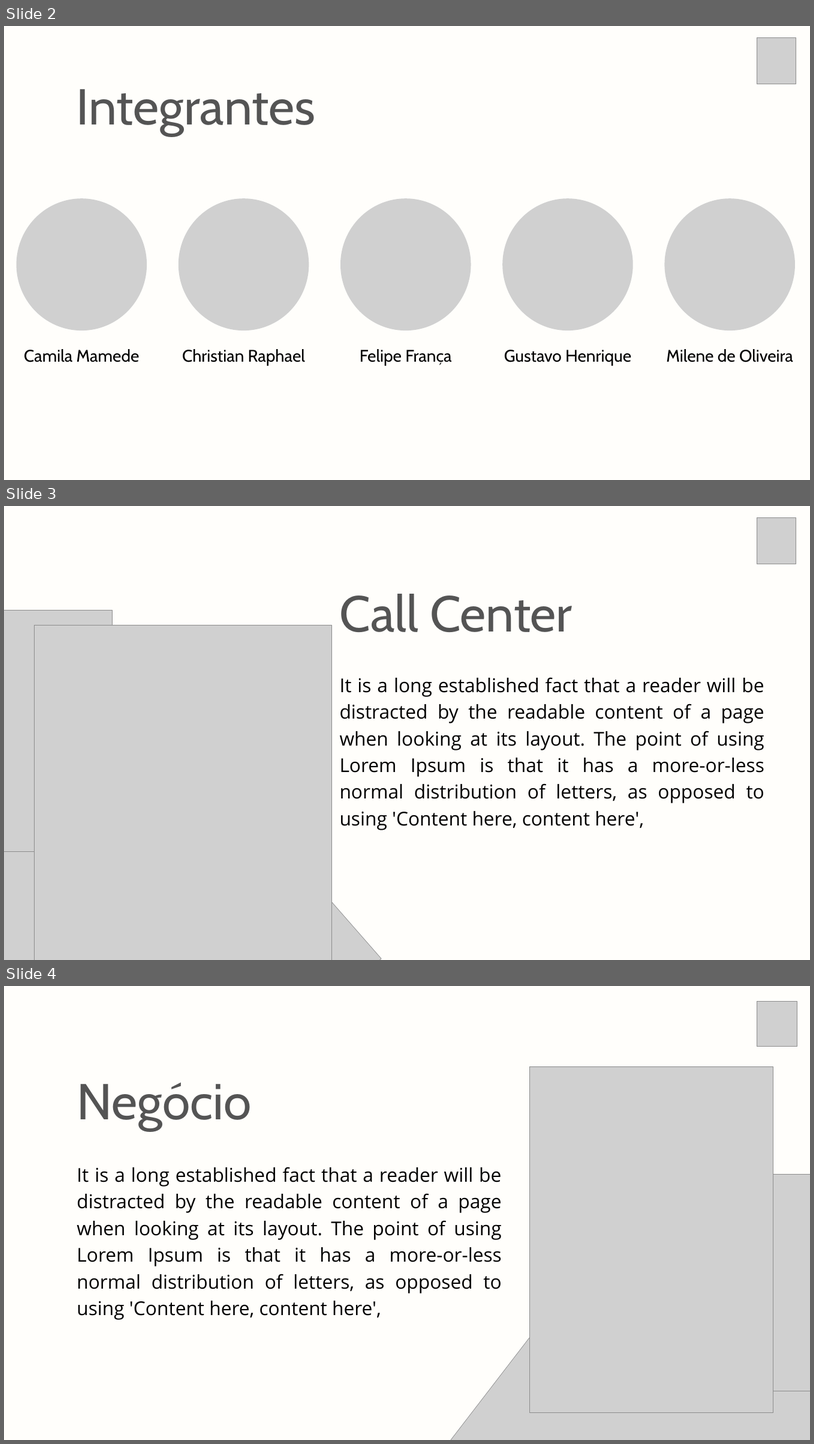
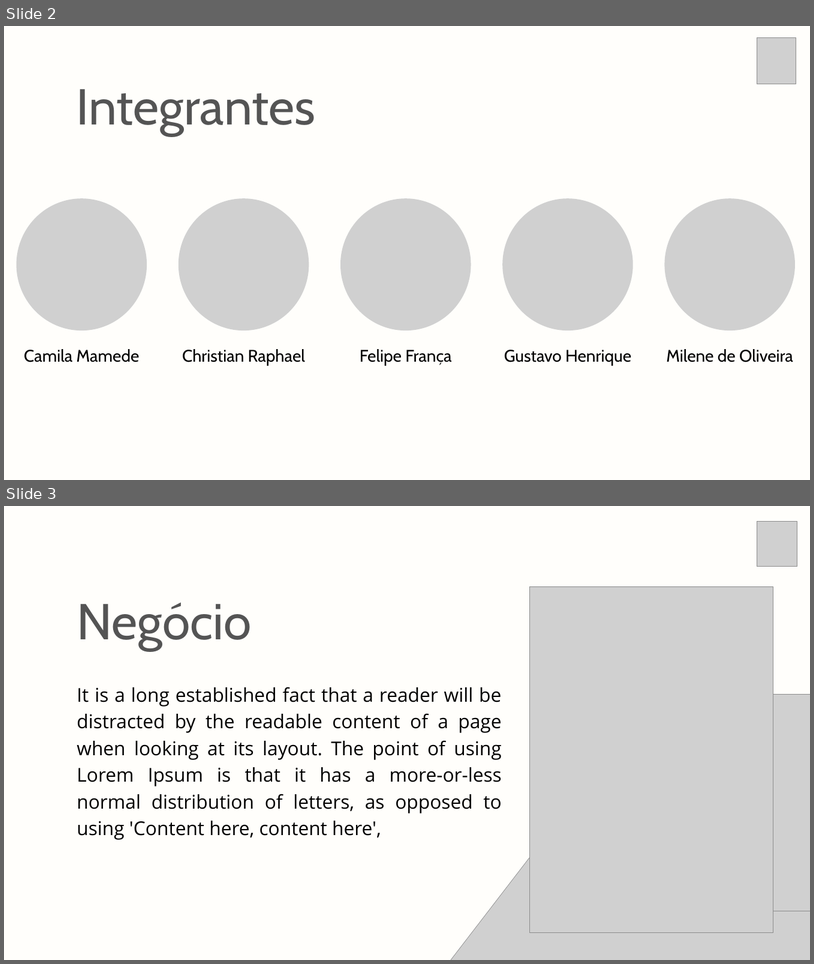
Before and after one commit to christian-raphael/Pyxis, a slide deck: Documentação/Pyxis.pptx. Shown one above the other, each under a label of ours: slides 2, 3 and 4 before the commit, slides 2 and 3 after it. The pictures are 814x1444 and 814x964 pixels, drawn with LibreOffice and Linux fonts; fonts in the diff are those of the drawing; grey boxes stand for pictures. Boxes give left, top, right and bottom in pixels: in the first picture for what was removed or moved away, otherwise in the second. Text is boxed around its words. In the diff, an @@ line names an element or a change of style, - is before the commit and + after.

```diff
--- a/Documentação/Pyxis.pptx
+++ b/Documentação/Pyxis.pptx
@@ slide 3 removed at [4, 506, 810, 960], background #FFFEFB @@
@@ picture removed at [757, 517, 796, 564] @@
@@ text removed at [340, 594, 573, 632] @@
-Call Center
@@ picture removed at [4, 610, 113, 851] @@
@@ picture removed at [34, 625, 332, 960] @@
@@ text removed at [340, 677, 765, 830] @@
-It is a long established fact that a reader will be distracted by the readable content of a page when looking at its layout. The point of using Lorem Ipsum is that it has a more-or-less normal distribution of letters, as opposed to using 'Content here, content here',
@@ picture removed at [4, 698, 381, 960] @@
@@ what was slide 4 is now slide 3 @@
```
Also in this commit, not shown: 1 slide changed, 2 slides added.
